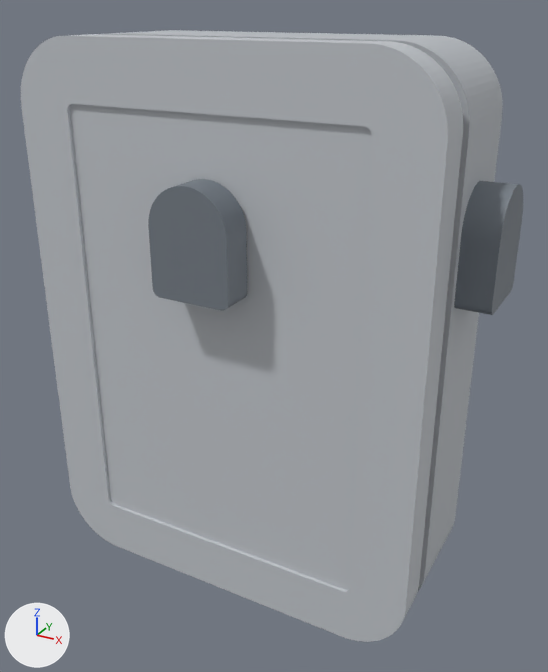
The glTF model docs/assets/3d_files/nebuleair_pro/nebuleair_pro_WP13-18-5G_v1.glb as it was, and as the next commit left it.
Before and after are seen from a 50 mm lens placed at (0.1143, -0.1927, 0.0959), pointed at (0.0077, 0.001, -0.001). Arrows for +X, +Y and +Z are at lower left; the lights stay in place. The first picture is the older version. Where no turn or scale is listed for an object, it has been applied to the vertices.

The first picture shows 'airvent_avant_capot', 'airvent_droite_capot', 'boitier_corps', 'boitier_couvercle'.
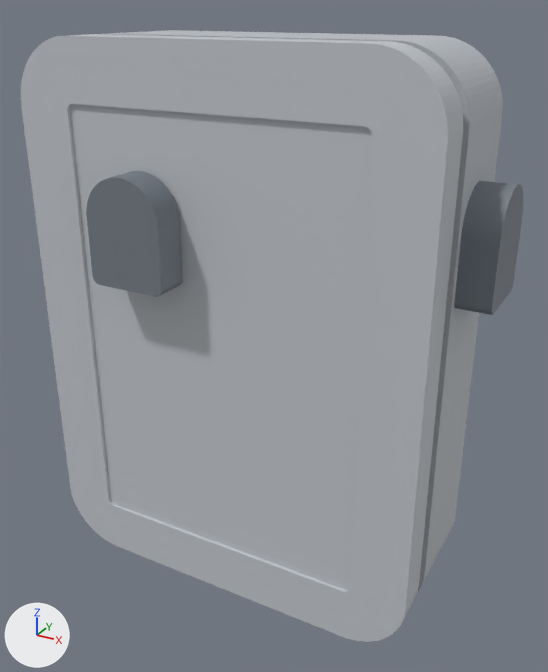
Pixel boxes (x1, y1, x2, y2) of what changed, in the pictures (548 x 672 px; the box of a moved part takes in the faces that stretch with it):
'airvent_avant_capot', moved: before (148, 179, 247, 311); after (86, 171, 182, 297)
part 1 of me_boitier_couvercle, moved or reshaped: (70, 110, 372, 498) in both

The change, as a list of edits to the scene's bpy script:
```text
Change me_boitier_couvercle:
    where me_boitier_couvercle.from_pydata(...)  # 2078 vertices, 4156 faces; spans x -0.065..0.065, y -0.045..-0.033, z -0.088..0.088
    used by ob_boitier_couvercle; location = (0.0, 0.0221, 0.0)
    me_boitier_couvercle part 1: 92 vertices moved from x -0.008..0.008, y -0.044..-0.042, z 0.032..0.048 to x -0.03..-0.014, y -0.044..-0.042, z 0.032..0.048; 36 vertices removed from x -0.008..0.008, y -0.044..-0.042, z 0.032..0.044; 36 vertices added at x -0.03..-0.014, y -0.044..-0.042, z 0.032..0.048
Change me_airvent_avant_capot:
    used by ob_airvent_avant_capot; location = (0.0, 0.0221, 0.0)
    remove me_airvent_avant_capot.from_pydata(...)  # 3081 vertices, 6162 faces; spans x -0.0125..0.0125, y -0.055..-0.036, z 0.02..0.0525
    add me_airvent_avant_capot.from_pydata(...)  # 3081 vertices, 6162 faces; spans x -0.0344..-0.0094, y -0.055..-0.036, z 0.02..0.0525
    me_airvent_avant_capot part 2: the whole mesh is moved by (-0.0219, 0.0, 0.0)
```
